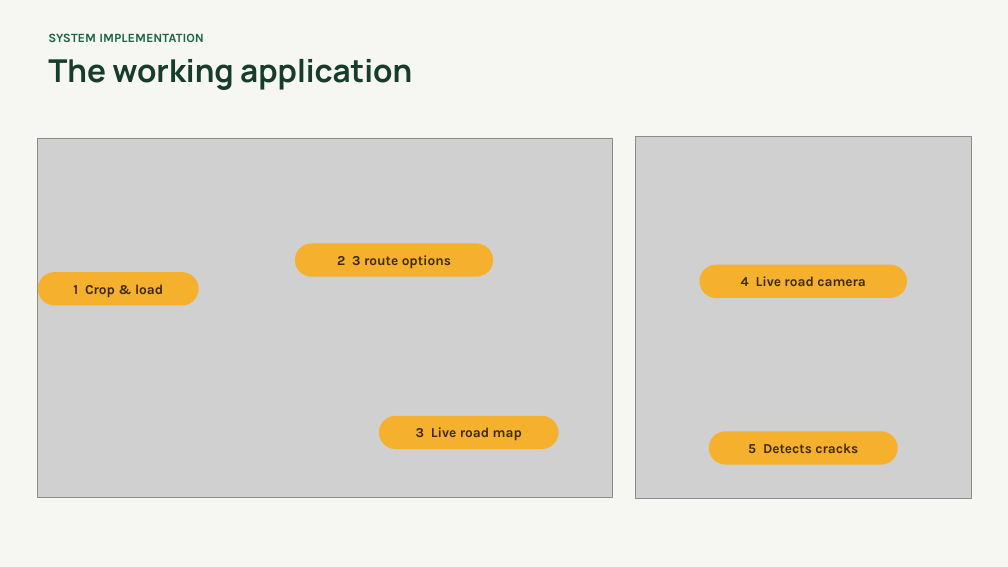
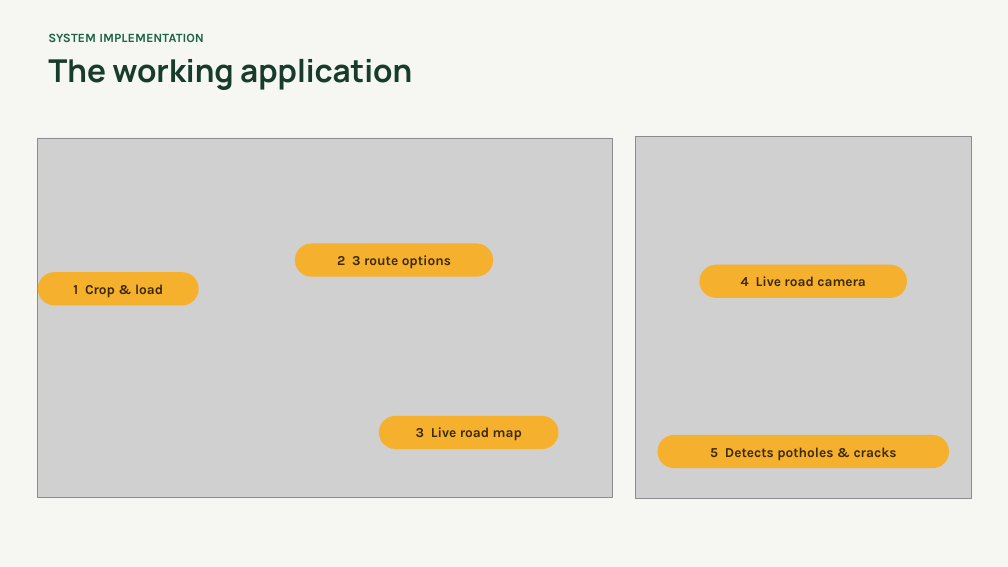
Before and after one commit to Nezraaaa/AniRoute, a slide deck: slide 9 of presentation/AniRoute_CSST106.pptx. Drawn at 1008x567 pixels with LibreOffice and Linux fonts; fonts in the diff are those of the drawing; grey boxes stand for pictures. Boxes give left, top, right and bottom in pixels: in the first picture for what was removed or moved away, otherwise in the second. Text is boxed around its words. In the diff, an @@ line names an element or a change of style, - is before the commit and + after.

```diff
--- a/presentation/AniRoute_CSST106.pptx
+++ b/presentation/AniRoute_CSST106.pptx
@@ rounded rectangle "5 Detects potholes & cracks" resized from (x1=709, y1=431, x2=898, y2=464) to (x1=658, y1=435, x2=950, y2=468) @@
@@ text in rounded rectangle at (x1=710, y1=447, x2=897, y2=461): text changed @@
-5 Detects cracks
+5 Detects potholes & cracks
```
Also in this commit, not shown: 7 other slides changed, 1 slide added, 20 other files.
